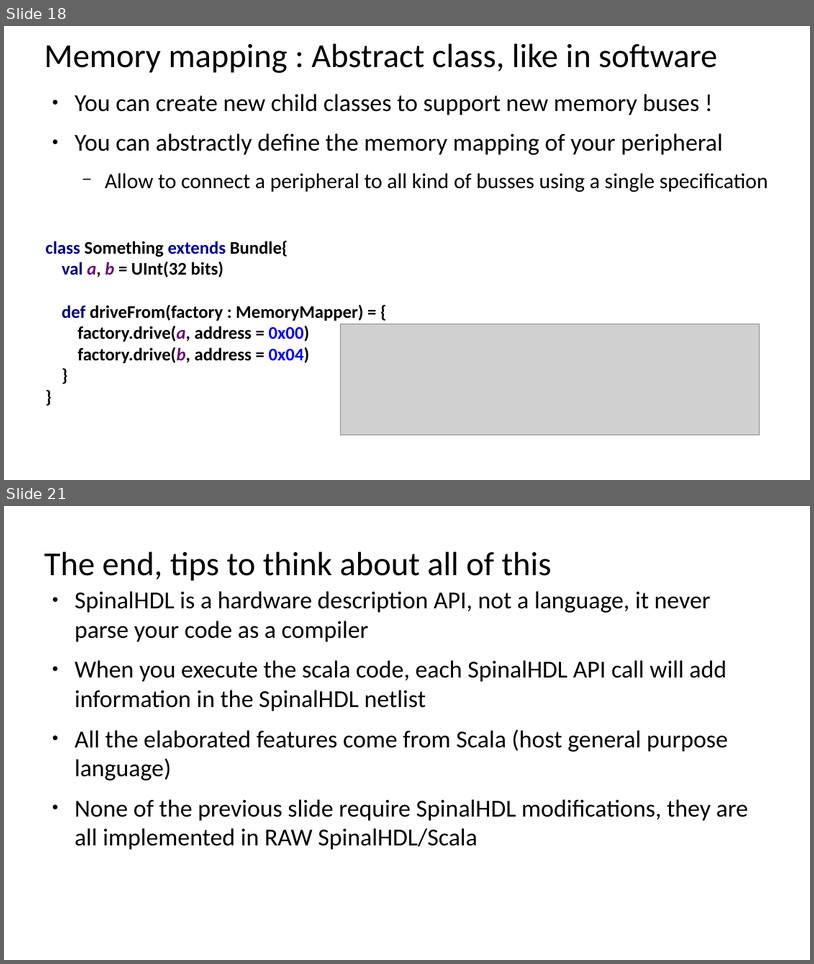
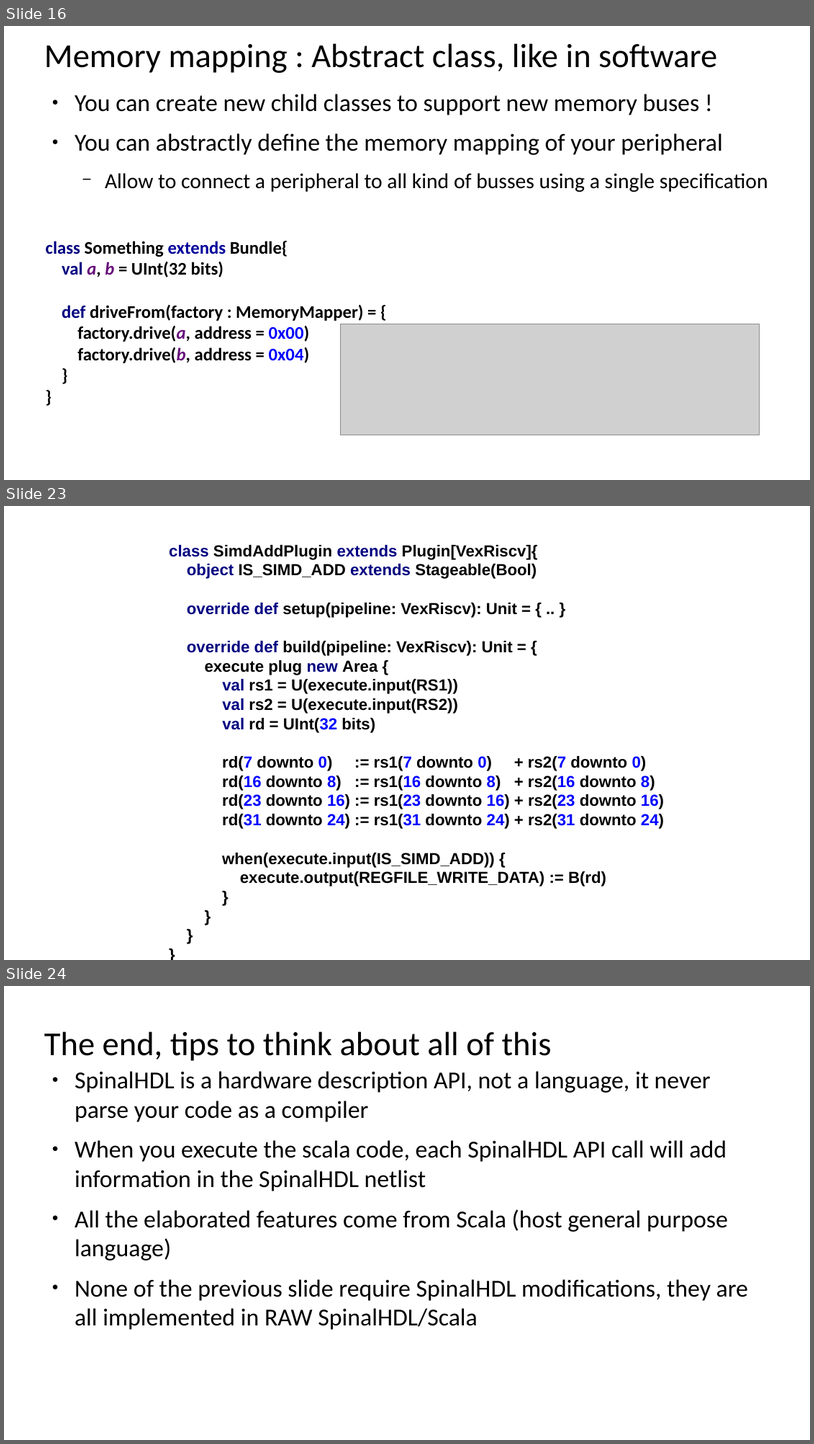
Before and after one commit to SpinalHDL/SpinalDoc, a slide deck: presentation/en/orconf2.odp. Shown one above the other, each under a label of ours: slides 18 and 21 before the commit, slides 16, 23 and 24 after it; the slides between them are not shown. The pictures are 814x964 and 814x1444 pixels, drawn with LibreOffice and Linux fonts; fonts in the diff are those of the drawing; grey boxes stand for pictures. Boxes give left, top, right and bottom in pixels: in the first picture for what was removed or moved away, otherwise in the second. Text is boxed around its words. In the diff, an @@ line names an element or a change of style, - is before the commit and + after.

```diff
--- a/presentation/en/orconf2.odp
+++ b/presentation/en/orconf2.odp
@@ slide 23 added at (x1=4, y1=506, x2=810, y2=960), background #FFFFFF @@
@@ text added at (x1=169, y1=545, x2=664, y2=886), 18 pt, text #000000, bold @@
+class SimdAddPlugin extends Plugin[VexRiscv]{
+object IS_SIMD_ADD extends Stageable(Bool)
+override def setup(pipeline: VexRiscv): Unit = { .. }
+override def build(pipeline: VexRiscv): Unit = {
+execute plug new Area {
+val rs1 = U(execute.input(RS1))
+val rs2 = U(execute.input(RS2))
+val rd = UInt(32 bits)
+rd(7 downto 0) := rs1(7 downto 0) + rs2(7 downto 0)
+rd(16 downto 8) := rs1(16 downto 8) + rs2(16 downto 8)
+rd(23 downto 16) := rs1(23 downto 16) + rs2(23 downto 16)
+rd(31 downto 24) := rs1(31 downto 24) + rs2(31 downto 24)
+when(execute.input(IS_SIMD_ADD)) {
+execute.output(REGFILE_WRITE_DATA) := B(rd)
+}
+}
+}
+}
@@ what was slide 18 is now slide 16 @@
@@ what was slide 21 is now slide 24 @@
```
Also in this commit, not shown: 6 slides changed, 6 other slides added, 6 slides removed, 5 other files.
